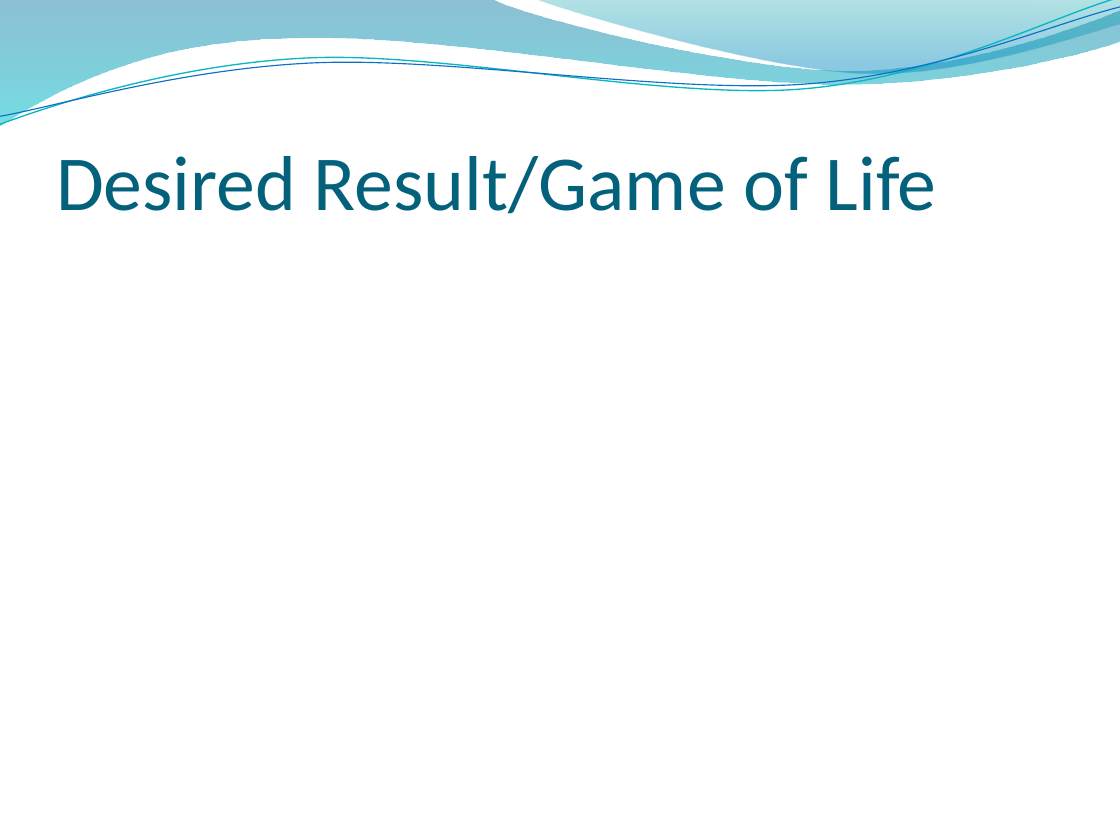
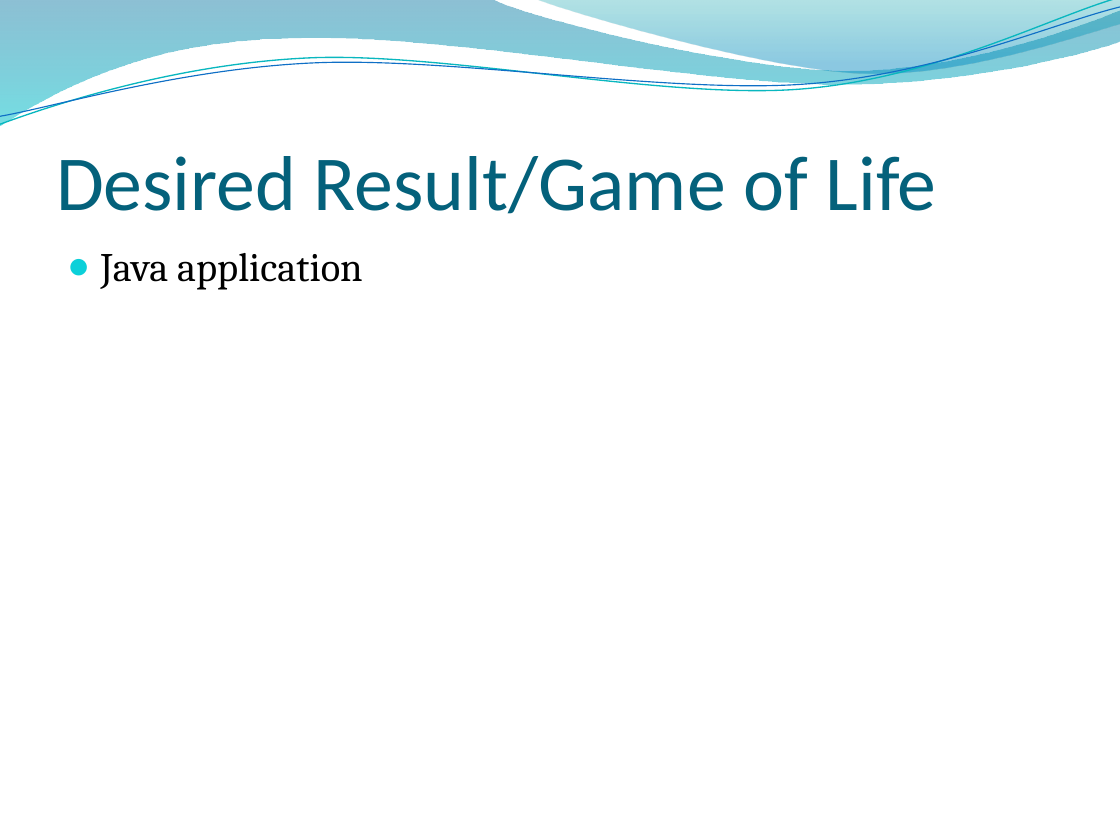
Before and after one commit to Brad94/Team2CIProject, a slide deck: slide 13 of Presentation.pptx (slide 11 before the commit). Drawn at 1120x840 pixels with LibreOffice and Linux fonts; fonts in the diff are those of the drawing; background and template pictures are left out. Boxes give left, top, right and bottom in pixels: in the first picture for what was removed or moved away, otherwise in the second. Text is boxed around its words. In the diff, an @@ line names an element or a change of style, - is before the commit and + after.

```diff
--- a/Presentation.pptx
+++ b/Presentation.pptx
@@ text added at box(101, 253, 363, 290), 26 pt, text #000000 @@
+● Java application
```
Also in this commit, not shown: 9 other slides changed, 7 slides added.
